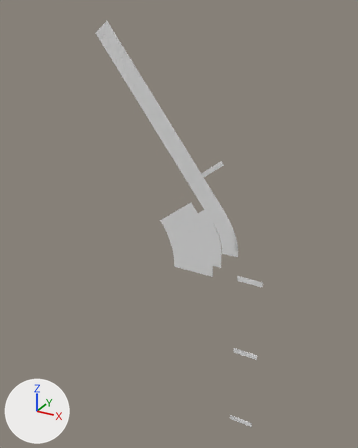
The OBJ model data/Building1/Level2/floors.obj, before and after one commit.
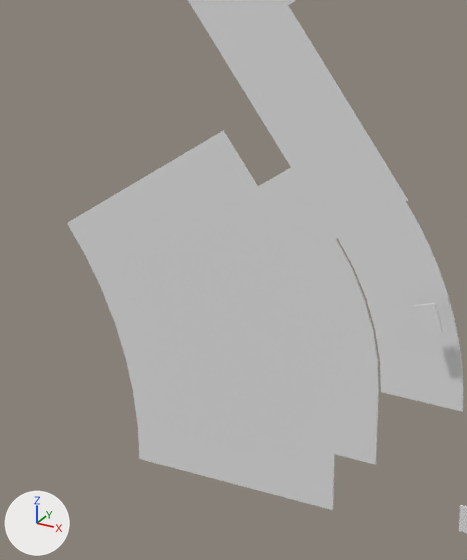
Old and new are each drawn whole from a 50 mm lens placed at (154.0, -356.0, 385.0), pointed at (-44.0, 3.0, 205.0) and again close up on the part from 41% to 67% of the width and 39% to 64% of the height. Lighting does not change. The marker at lower left points along +X, +Y and +Z. Where no turn or scale is listed for an object, it has been applied to the vertices. Vertices at the same position are counted once.

Before the edit, the objects in view are built like this:
```python
me_floors = bpy.data.meshes.new('floors')
me_floors.from_pydata(...)  # 166 vertices, 288 faces; spans x -122.0..39.0, y -5.0..0.0, z 6.0..374.0
ob_floors = bpy.data.objects.new('floors', me_floors)
ob_floors.location = (0.0, 0.0, 0.0)
```
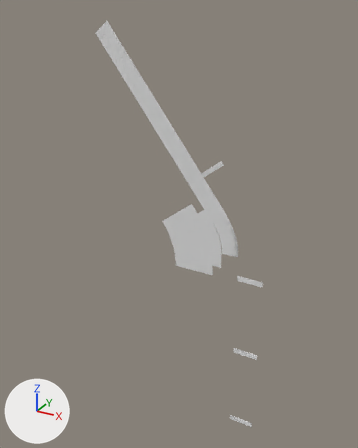
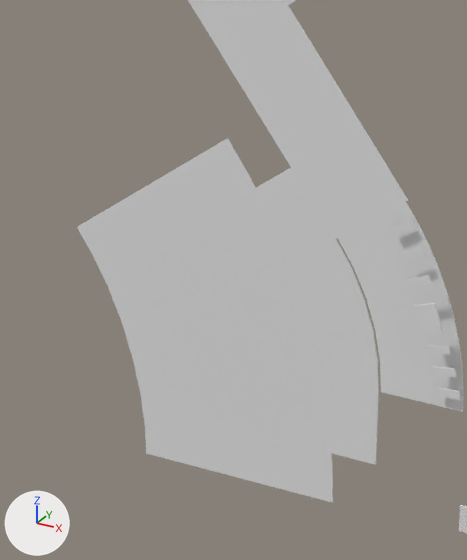
Boxes (x1, y1, x2, y2) around the edits, measured in the close-ups (467 x 560 px):
'floors', reshaped
    before: (67, 0, 467, 533)
    after: (77, 0, 467, 533)
part 1 of me_floors, added
    after: (427, 345, 450, 354)
part 2 of me_floors, built on
    before: (68, 130, 337, 510)
    after: (77, 138, 456, 503)

Patch to the scene script:
```diff
--- a/data/Building1/Level2/floors.obj.py
+++ b/data/Building1/Level2/floors.obj.py
@@ me_floors @@
 # used by ob_floors; location = (0.0, 0.0, 0.0)
-me_floors.from_pydata(...)  # 166 vertices, 288 faces; spans x -122.0..39.0, y -5.0..0.0, z 6.0..374.0
+me_floors.from_pydata(...)  # 212 vertices, 360 faces; spans x -122.0..39.0, y -5.0..0.0, z 6.0..374.0
+# me_floors part 1: the loose piece of 8 vertices spanning x 8.0..13.0, y -5.0, z 203.0..209.0 is copied, and the copy is scaled about its middle by (0.907, 0.5, 0.333), then moved by (2.0, 1.0, -6.0); it spans x 10.0..14.0, y -4.0, z 199.0..202.0
+# me_floors part 2
+# 15 vertices are removed from x -54.0..0.0, y 0.0, z 163.0..230.0
+# 67 faces are deleted
+# 13 vertices move from x -62.0..-8.0, y 0.0, z 163.0..230.0 to x -60.0..15.0, y -3.0..0.0, z 169.0..223.0
+# 37 vertices are added at x -60.0..15.0, y -3.0..0.0, z 164.0..229.0
+# 103 new faces join them
```
